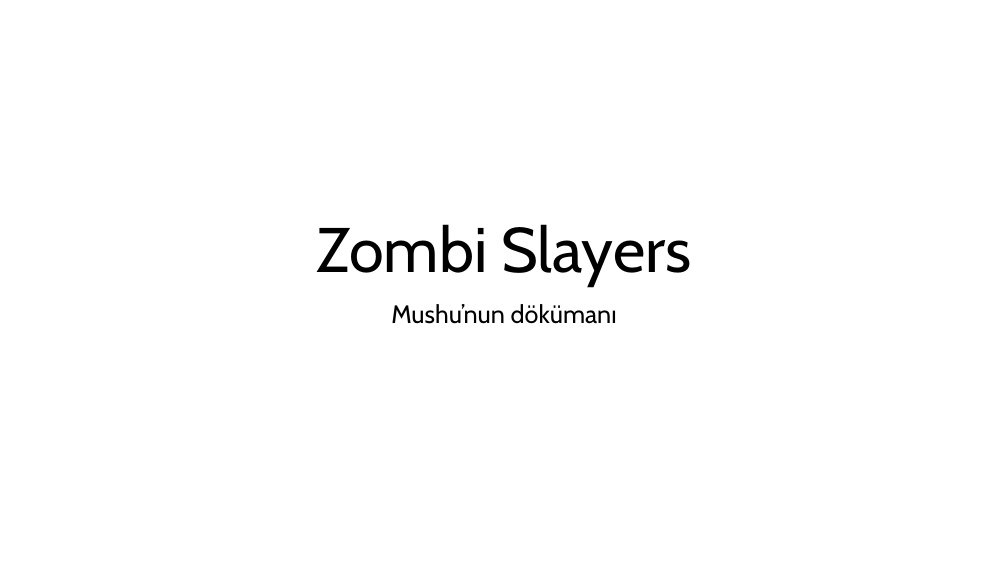
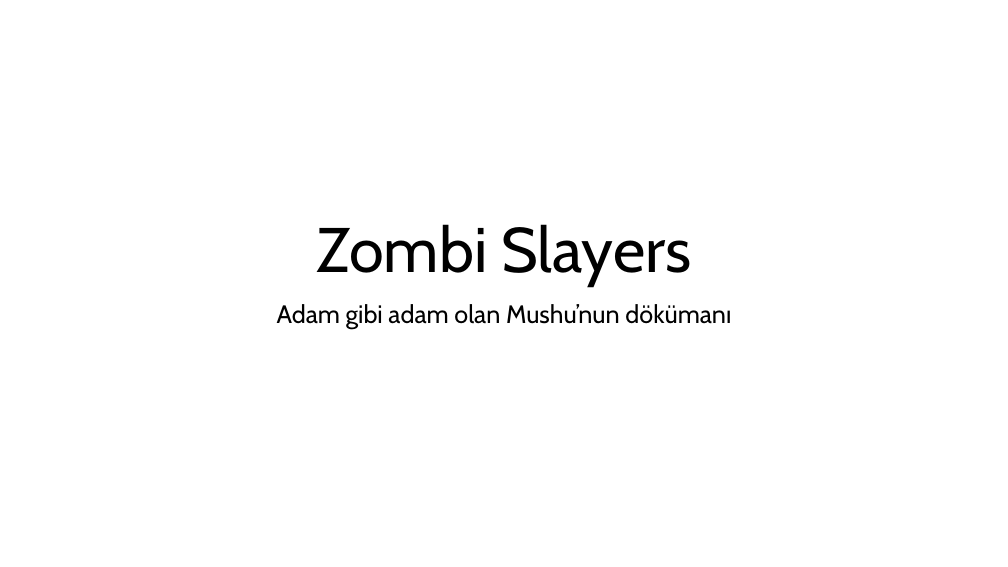
Before and after one commit to mushuacan/DGD306-BrutalistStudios-ZombiSlayers, a slide deck: slide 1 of Dökümanlar/Zombi Slayers.pptx. Drawn at 1008x567 pixels with LibreOffice and Linux fonts; fonts in the diff are those of the drawing. Boxes give left, top, right and bottom in pixels: in the first picture for what was removed or moved away, otherwise in the second. Text is boxed around its words. In the diff, an @@ line names an element or a change of style, - is before the commit and + after.

Commit message:
Updated Zombi Slayers Mushu PowerPoint document
Document is 2 times better now. I am hopeful that it will help Unity Developer so much.

```diff
--- a/Dökümanlar/Zombi Slayers.pptx
+++ b/Dökümanlar/Zombi Slayers.pptx
@@ subtitle at (277,304,731,329): text changed @@
-Mushu’nun dökümanı
+Adam gibi adam olan Mushu’nun dökümanı
```
Also in this commit, not shown: 10 other slides changed.
